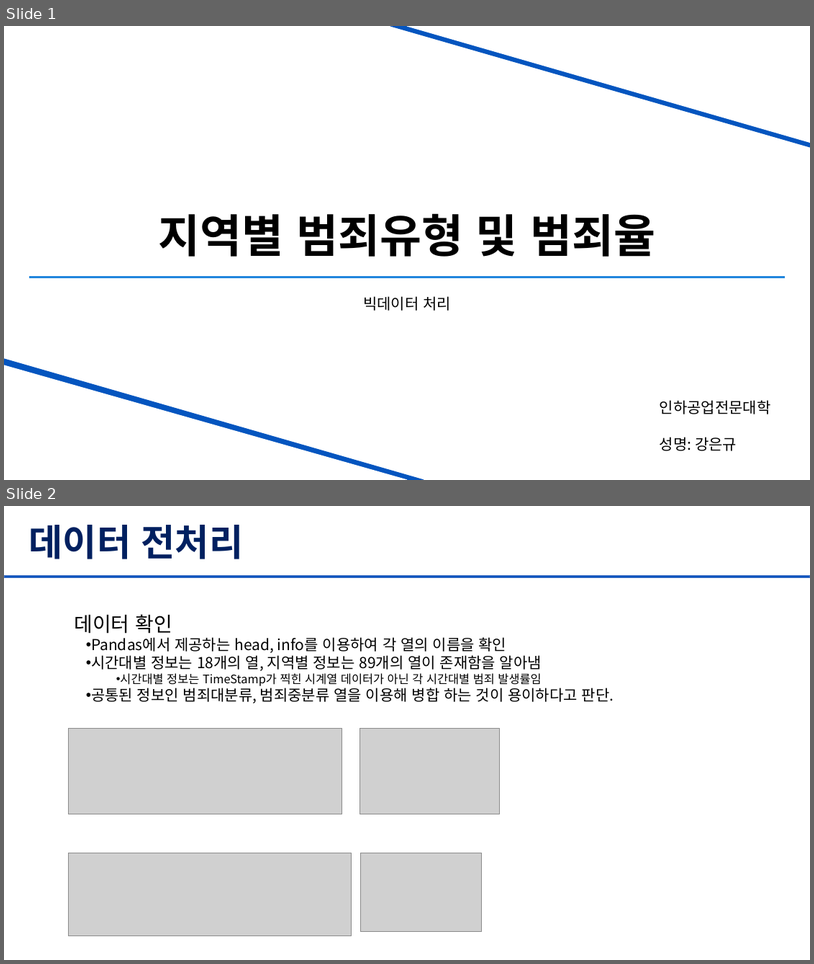
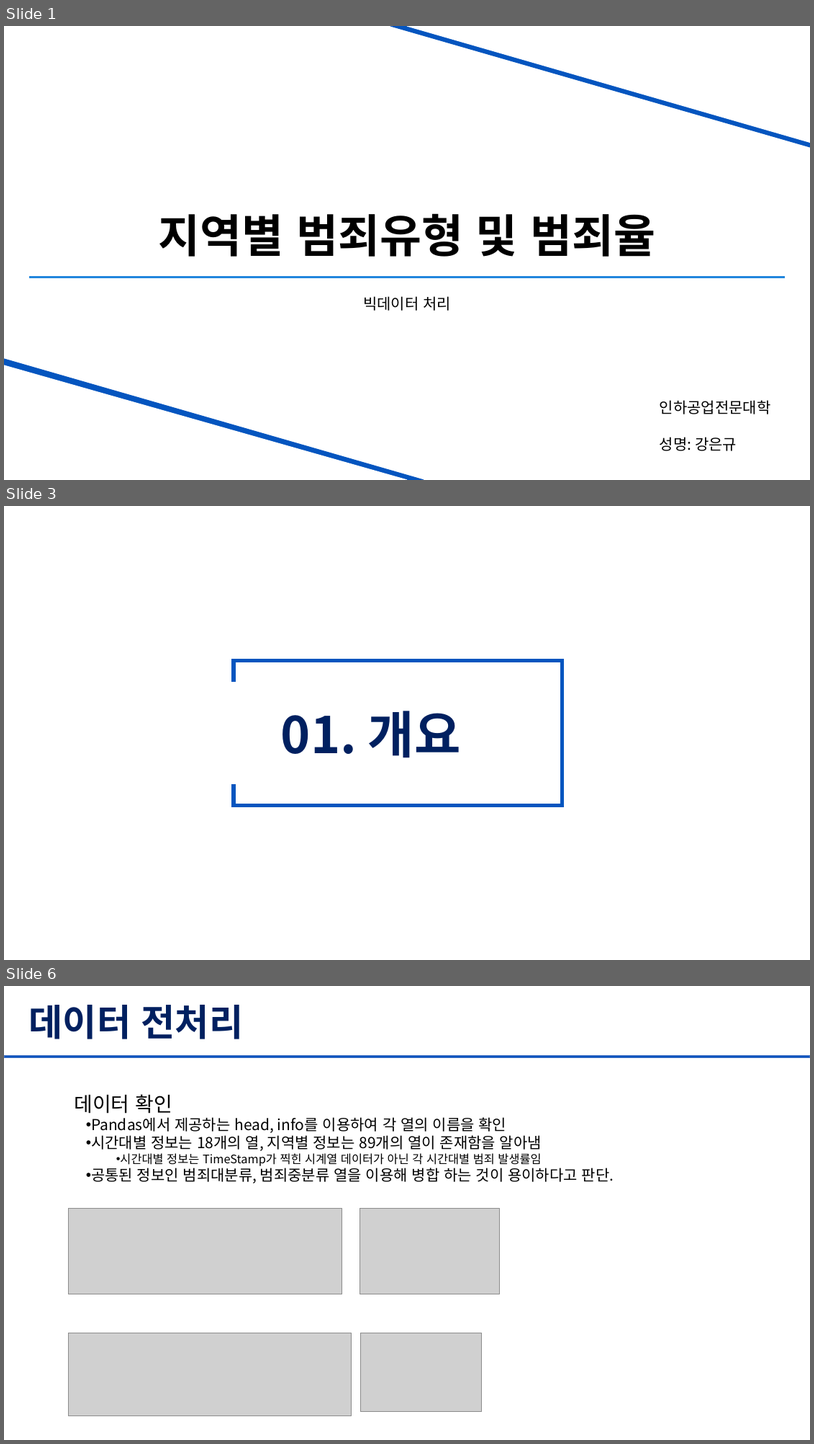
Before and after one commit to ekkang0820/cirme_visualisation, a slide deck: ppt/3-A_201944010_강은규_최종.pptx. Shown one above the other, each under a label of ours: slides 1 and 2 before the commit, slides 1, 3 and 6 after it; the slides between them are not shown. The pictures are 814x964 and 814x1444 pixels, drawn with LibreOffice and Linux fonts; fonts in the diff are those of the drawing; grey boxes stand for pictures. Boxes give left, top, right and bottom in pixels: in the first picture for what was removed or moved away, otherwise in the second. Text is boxed around its words. In the diff, an @@ line names an element or a change of style, - is before the commit and + after.

```diff
--- a/ppt/3-A_201944010_강은규_최종.pptx
+++ b/ppt/3-A_201944010_강은규_최종.pptx
@@ slide 3 added at box(4, 506, 810, 960), background #FFFFFF @@
@@ group added at box(189, 659, 563, 807): 6 rectangles @@
+01. 개요
@@ what was slide 2 is now slide 6 @@
```
Also in this commit, not shown: 1 slide changed, 5 other slides added.
